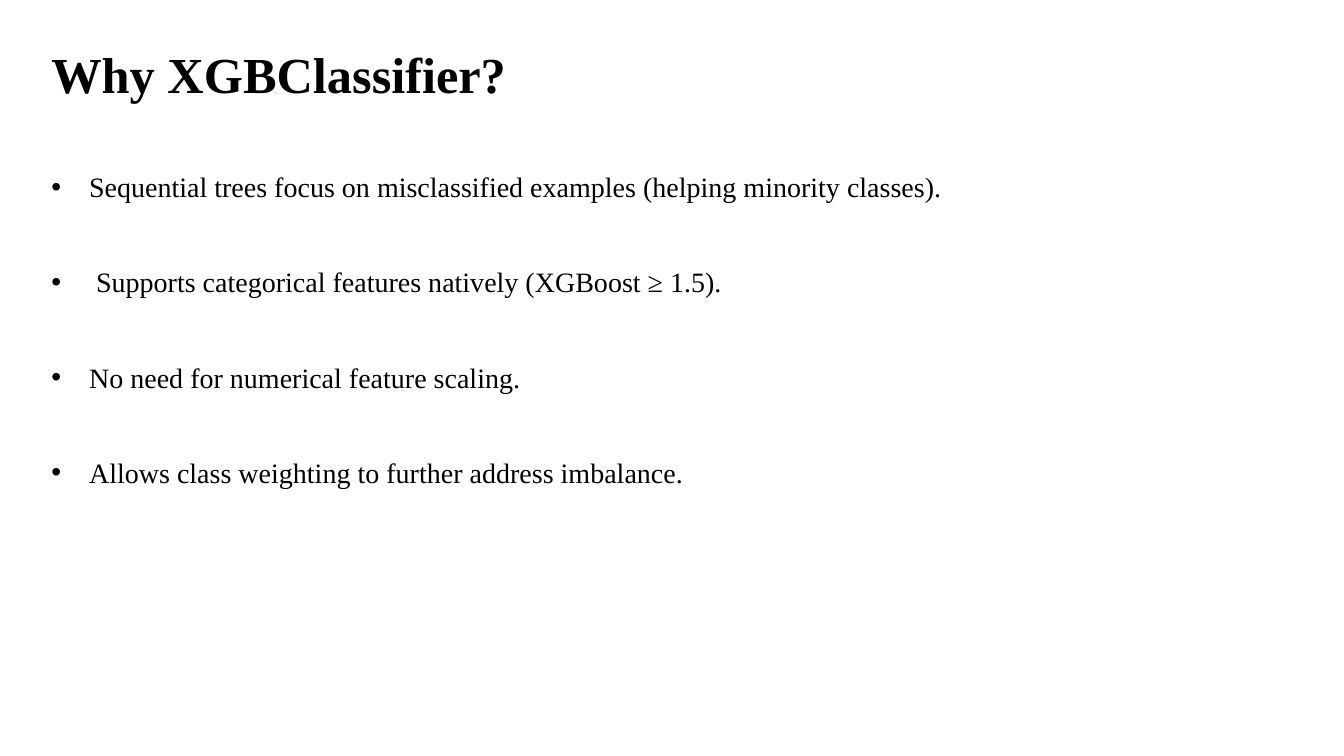
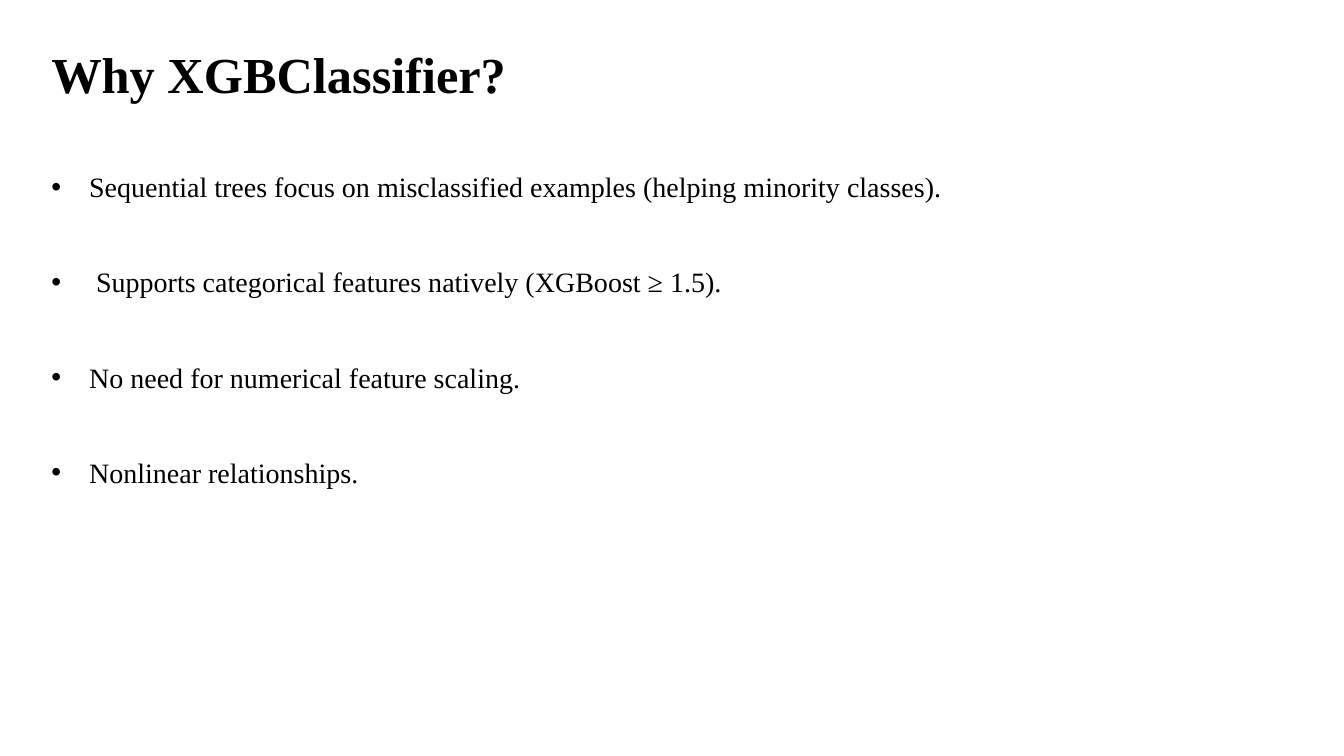
Before and after one commit to mariia080693/sports-betting-semi-supervised-xgb, a slide deck: slide 4 of Slides.pptx (slide 5 before the commit). Drawn at 1344x756 pixels with LibreOffice and Linux fonts; fonts in the diff are those of the drawing. Boxes give left, top, right and bottom in pixels: in the first picture for what was removed or moved away, otherwise in the second. Text is boxed around its words. In the diff, an @@ line names an element or a change of style, - is before the commit and + after.

```diff
--- a/Slides.pptx
+++ b/Slides.pptx
@@ text at (89,463,358,488): text changed @@
-• Allows class weighting to further address imbalance.
+• Nonlinear relationships.
```
Also in this commit, not shown: 6 other slides changed, 1 other file.
